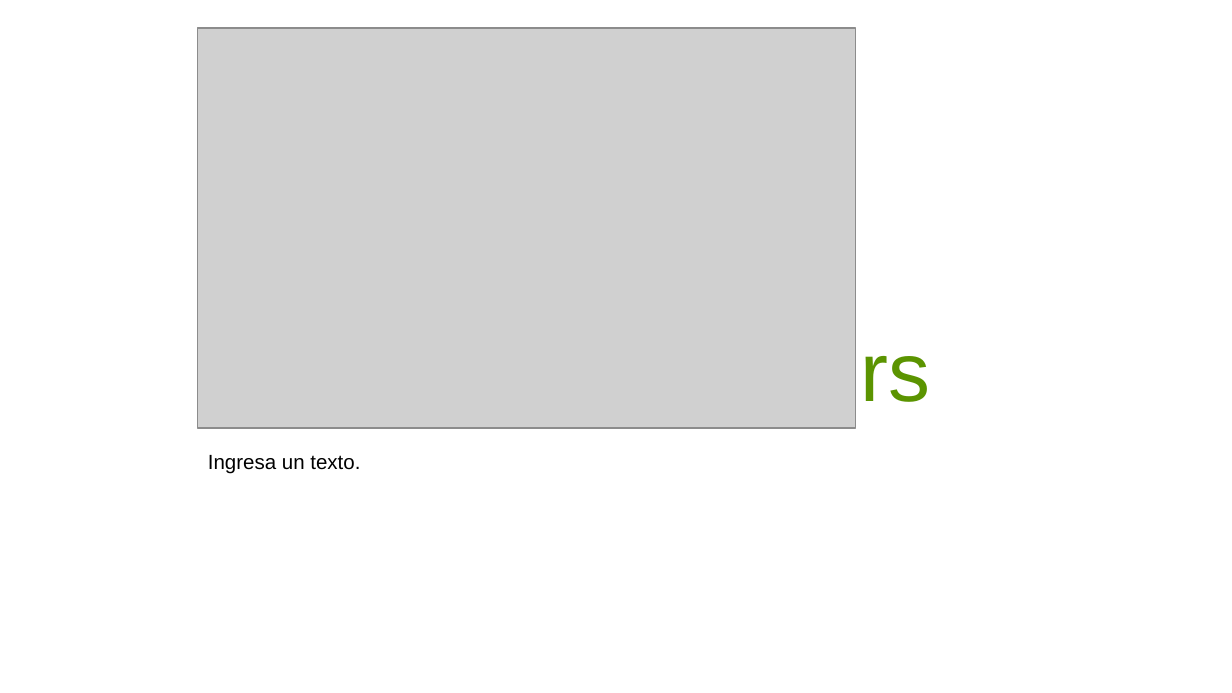
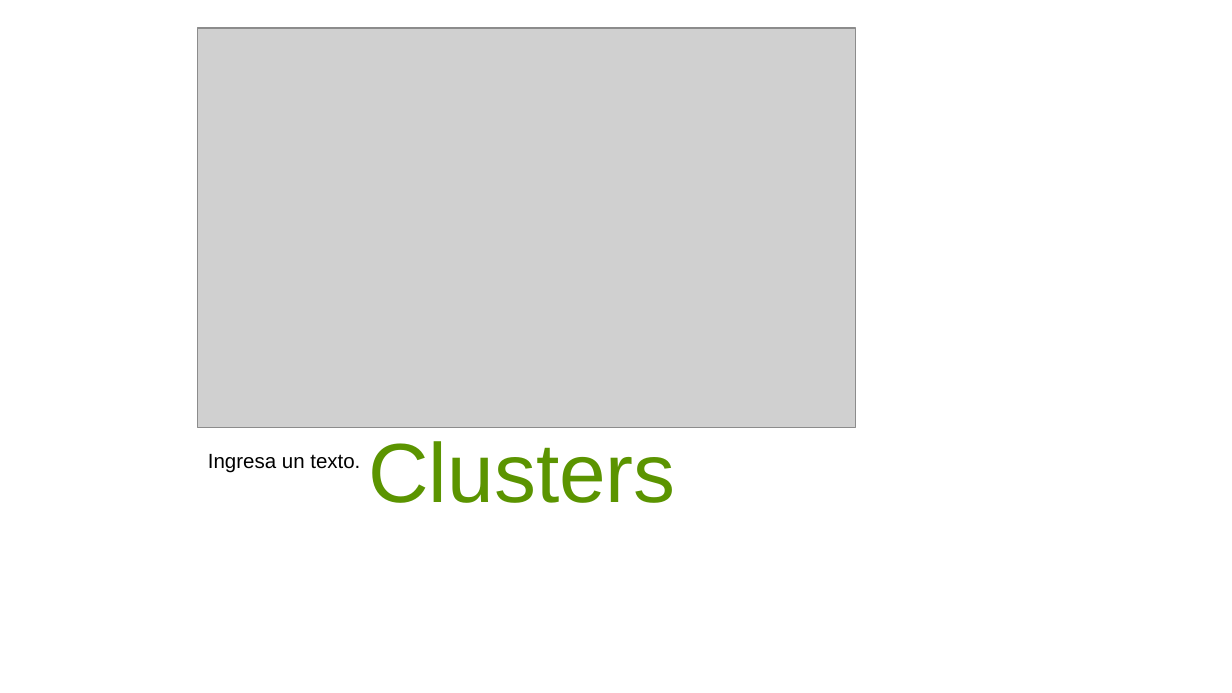
Before and after one commit to lukillo/clusters, a slide deck: slide 1 of Clusters.pptx. Drawn at 1232x693 pixels with LibreOffice and Linux fonts; fonts in the diff are those of the drawing; grey boxes stand for pictures; background and template pictures are left out. Boxes give left, top, right and bottom in pixels: in the first picture for what was removed or moved away, otherwise in the second. Text is boxed around its words. In the diff, an @@ line names an element or a change of style, - is before the commit and + after.

```diff
--- a/Clusters.pptx
+++ b/Clusters.pptx
@@ text "Clusters" rewrapped from box(623, 335, 930, 417) to box(369, 441, 676, 503) @@
```
Also in this commit, not shown: 3 other slides changed, 2 slides added, 1 slide removed, 2 other files.
